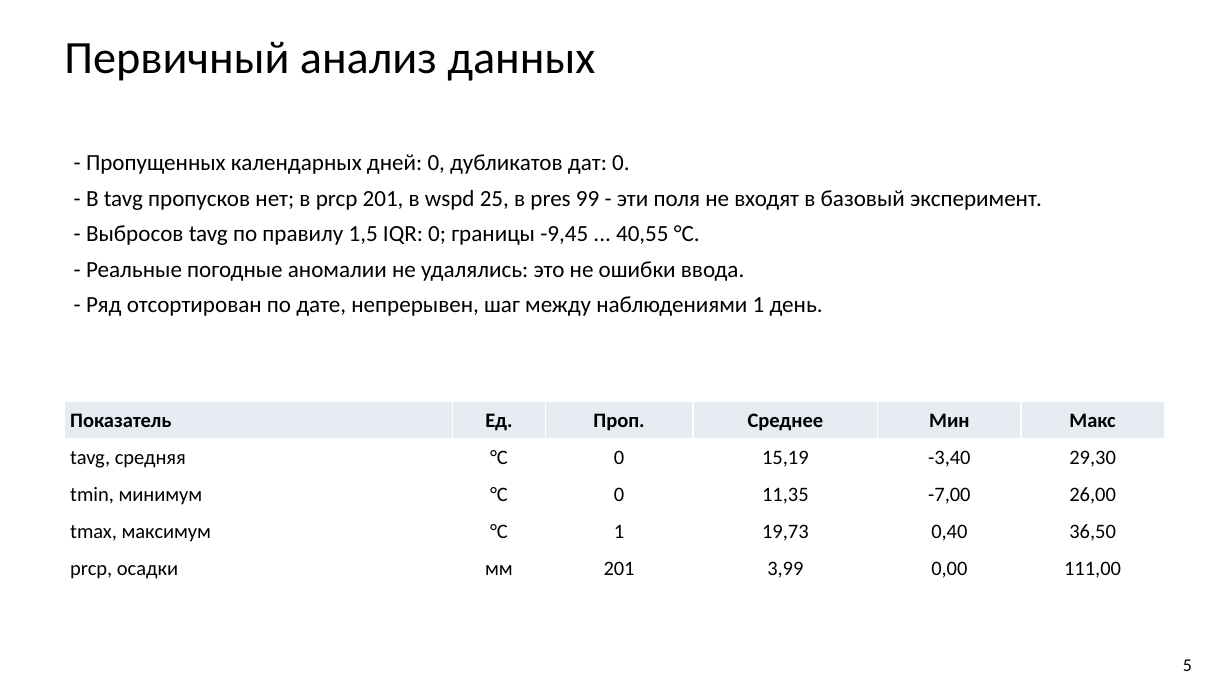
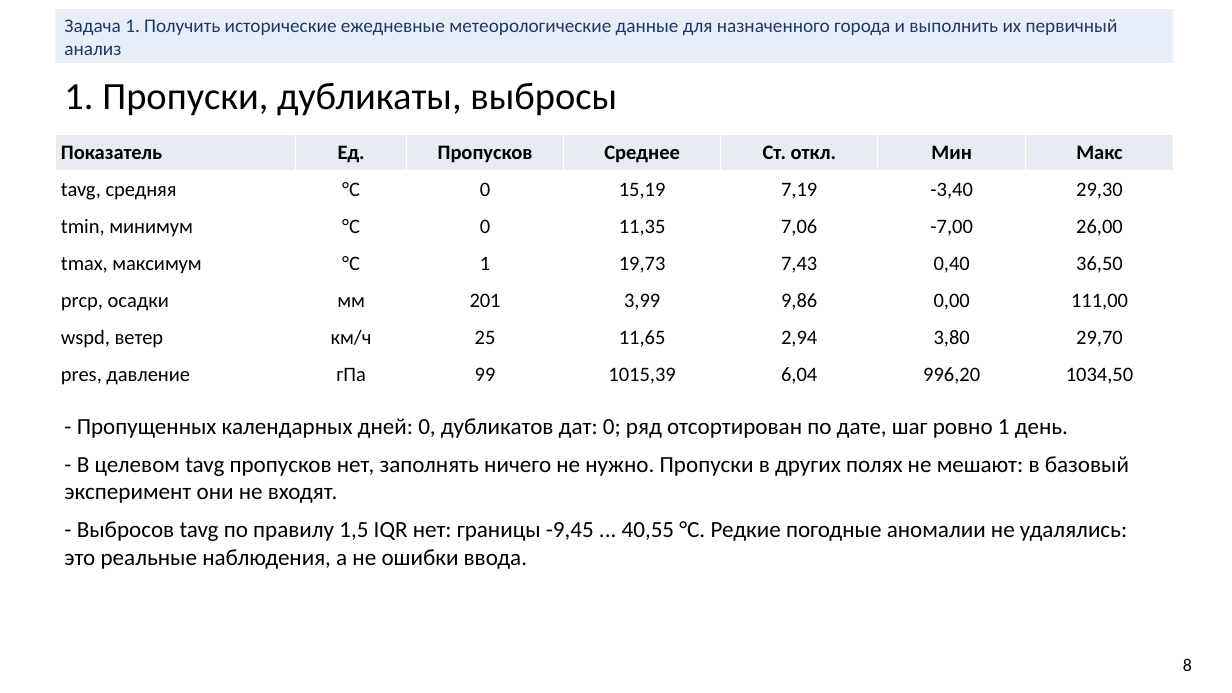
Before and after one commit to bigflyy/nn-uni, a slide deck: slide 8 of labs/lab2/nn-lab-2.pptx (slide 5 before the commit). Drawn at 1232x693 pixels with LibreOffice and Linux fonts; fonts in the diff are those of the drawing. Boxes give left, top, right and bottom in pixels: in the first picture for what was removed or moved away, otherwise in the second. Text is boxed around its words. In the diff, an @@ line names an element or a change of style, - is before the commit and + after.

Commit message:
lab2 pres: lab 1 format, task bands, experiment and baseline slides

```diff
--- a/labs/lab2/nn-lab-2.pptx
+++ b/labs/lab2/nn-lab-2.pptx
@@ rectangle added at [55, 9, 1174, 63], fill #E8EEF7, 15 pt, text #1F3864 @@
+Задача 1. Получить исторические ежедневные метеорологические данные для назначенного города и выполнить их первичный анализ
@@ text removed at [64, 41, 595, 81] @@
-Первичный анализ данных
@@ text added at [64, 83, 617, 116], 30 pt, text #000000 @@
+1. Пропуски, дубликаты, выбросы
@@ table at [55, 134, 1174, 393] @@
-Показатель | Ед. | Проп. | Среднее | Мин | Макс
-tavg, средняя | °C | 0 | 15,19 | -3,40 | 29,30
-tmin, минимум | °C | 0 | 11,35 | -7,00 | 26,00
-tmax, максимум | °C | 1 | 19,73 | 0,40 | 36,50
-prcp, осадки | мм | 201 | 3,99 | 0,00 | 111,00
+Показатель | Ед. | Пропусков | Среднее | Ст. откл. | Мин | Макс
+tavg, средняя | °C | 0 | 15,19 | 7,19 | -3,40 | 29,30
+tmin, минимум | °C | 0 | 11,35 | 7,06 | -7,00 | 26,00
+tmax, максимум | °C | 1 | 19,73 | 7,43 | 0,40 | 36,50
+prcp, осадки | мм | 201 | 3,99 | 9,86 | 0,00 | 111,00
+wspd, ветер | км/ч | 25 | 11,65 | 2,94 | 3,80 | 29,70
+pres, давление | гПа | 99 | 1015,39 | 6,04 | 996,20 | 1034,50
@@ table: place and size @@
-table at [65, 402, 1165, 587]
+table at [55, 134, 1174, 393]
@@ text at [64, 418, 1129, 569]: text changed @@
-- Пропущенных календарных дней: 0, дубликатов дат: 0.
-- В tavg пропусков нет; в prcp 201, в wspd 25, в pres 99 - эти поля не входят в базовый эксперимент.
-- Выбросов tavg по правилу 1,5 IQR: 0; границы -9,45 ... 40,55 °C.
-- Реальные погодные аномалии не удалялись: это не ошибки ввода.
-- Ряд отсортирован по дате, непрерывен, шаг между наблюдениями 1 день.
+- Пропущенных календарных дней: 0, дубликатов дат: 0; ряд отсортирован по дате, шаг ровно 1 день.
+- В целевом tavg пропусков нет, заполнять ничего не нужно. Пропуски в других полях не мешают: в базовый эксперимент они не входят.
+- Выбросов tavg по правилу 1,5 IQR нет: границы -9,45 ... 40,55 °C. Редкие погодные аномалии не удалялись: это реальные наблюдения, а не ошибки ввода.
@@ text at [1183, 658, 1192, 671]: text changed @@
-5
+8
```
Also in this commit, not shown: 12 other slides changed, 24 slides added, 8 slides removed.
